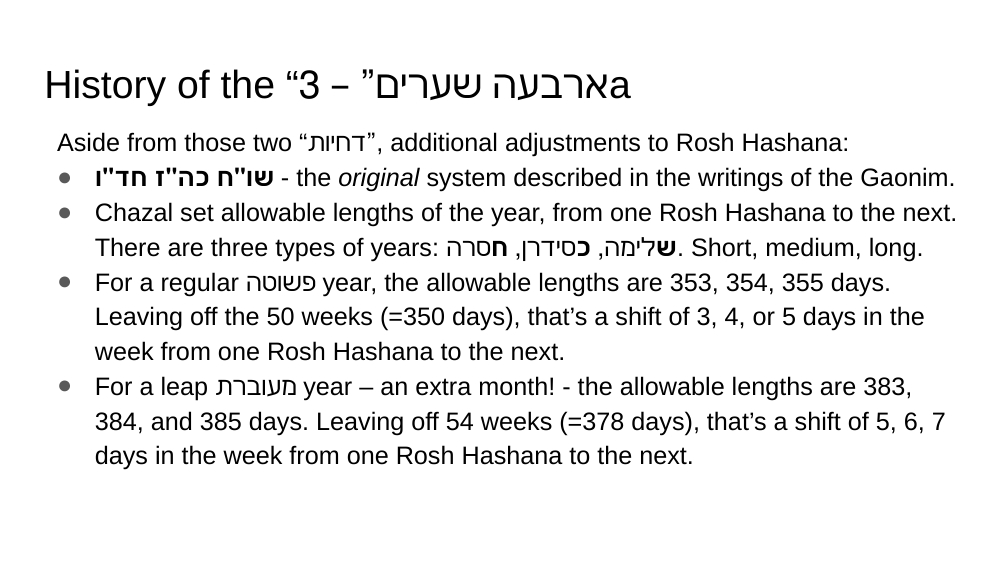
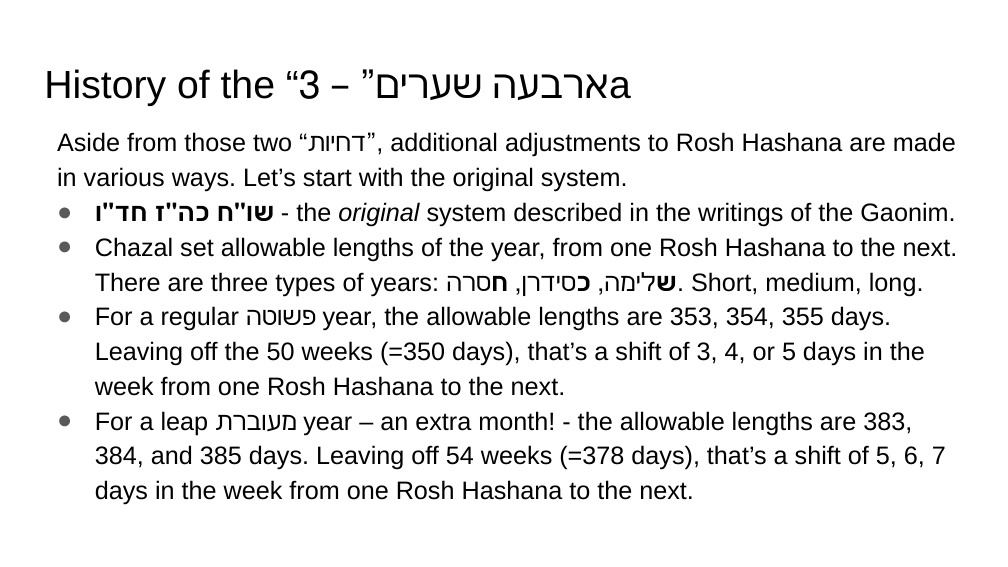
Before and after one commit to MichoelR/Keviyus, a slide deck: slide 5 of FourGates/FourGates.pptx. Drawn at 1008x567 pixels with LibreOffice and Linux fonts; fonts in the diff are those of the drawing. Boxes give left, top, right and bottom in pixels: in the first picture for what was removed or moved away, otherwise in the second. Text is boxed around its words. In the diff, an @@ line names an element or a change of style, - is before the commit and + after.

```diff
--- a/FourGates/FourGates.pptx
+++ b/FourGates/FourGates.pptx
@@ text at [57,132,956,192]: text changed @@
-Aside from those two “דחיות”, additional adjustments to Rosh Hashana:
+Aside from those two “דחיות”, additional adjustments to Rosh Hashana are made in various ways. Let’s start with the original system.
```
Also in this commit, not shown: 4 other slides changed, 1 slide added.
